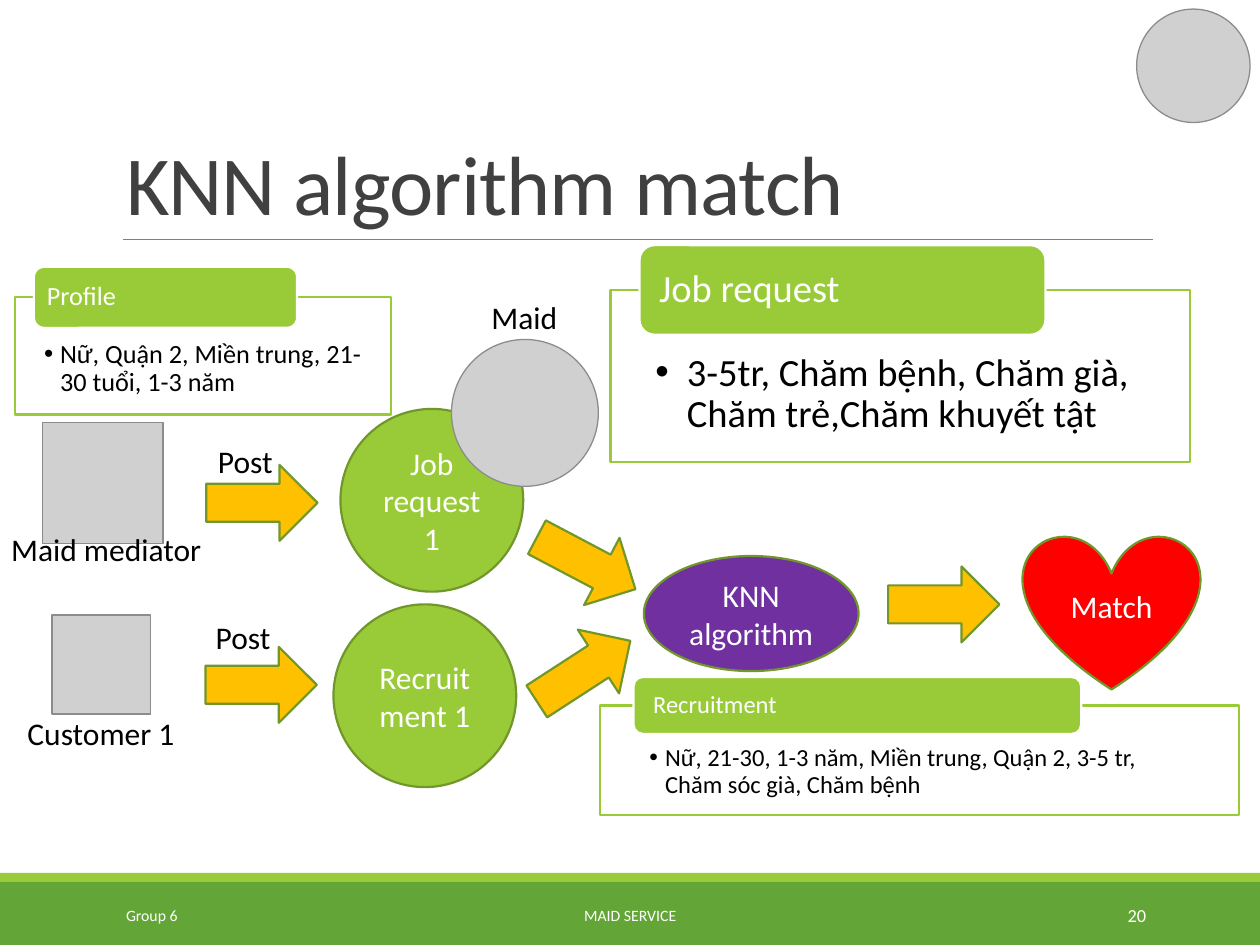
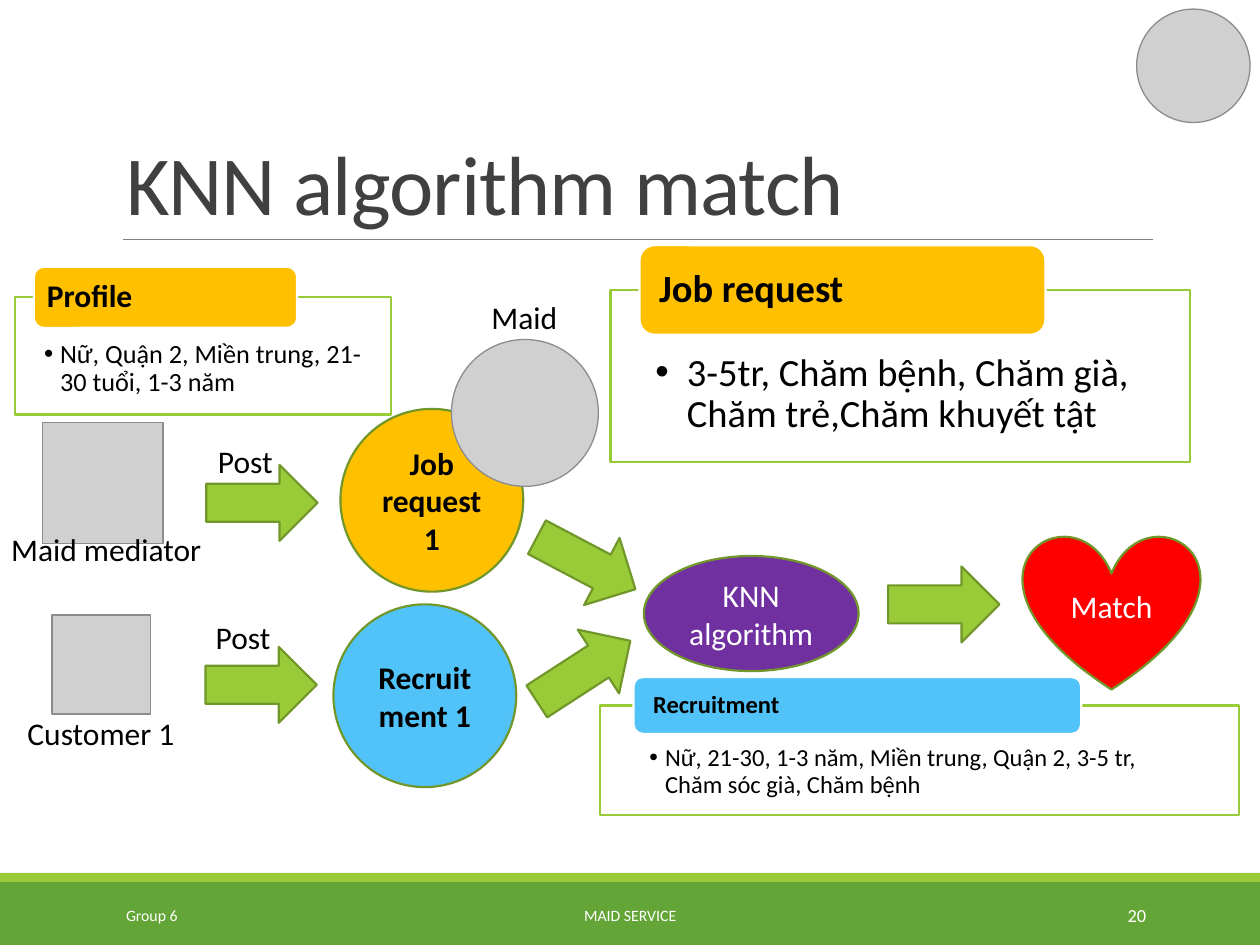
Before and after one commit to TuanBT/ms-website, a slide deck: slide 20 of Presentation/MS_Slide.pptx. Drawn at 1260x945 pixels with LibreOffice and Linux fonts; fonts in the diff are those of the drawing; grey boxes stand for pictures. Boxes give left, top, right and bottom in pixels: in the first picture for what was removed or moved away, otherwise in the second. Text is boxed around its words. In the diff, an @@ line names an element or a change of style, - is before the commit and + after.

```diff
--- a/Presentation/MS_Slide.pptx
+++ b/Presentation/MS_Slide.pptx
@@ rounded rectangle at (34, 267, 297, 328): fill #99CB38 to #FFC000 @@
@@ rounded rectangle at (640, 246, 1046, 335): fill #99CB38 to #FFC000 @@
@@ text "Job request" at (659, 275, 843, 308): text colour #FFFFFF to #000000, bold on @@
@@ text "Profile" at (47, 285, 132, 308): size 15 to 18 pt, text colour #FFFFFF to #000000, bold on; more space between paragraphs @@
@@ ellipse "Job request 1" at (340, 410, 523, 592): text colour #FFFFFF to #000000, bold on; fill #99CB38 to #FFC000 @@
@@ fill #FFC000 to #99CB38 in 5 elements at (207, 465, 318, 541), (205, 646, 316, 722), (516, 610, 650, 733), (519, 504, 653, 623), (888, 567, 999, 643) @@
@@ ellipse "Recruitment 1" at (334, 605, 517, 788): text colour #FFFFFF to #000000, bold on; fill #99CB38 to #51C3F9 @@
@@ rounded rectangle at (634, 677, 1081, 733): fill #99CB38 to #51C3F9 @@
@@ text "Recruitment" at (653, 696, 779, 714): text colour #FFFFFF to #000000, bold on @@
```
Also in this commit, not shown: 10 other slides changed.
